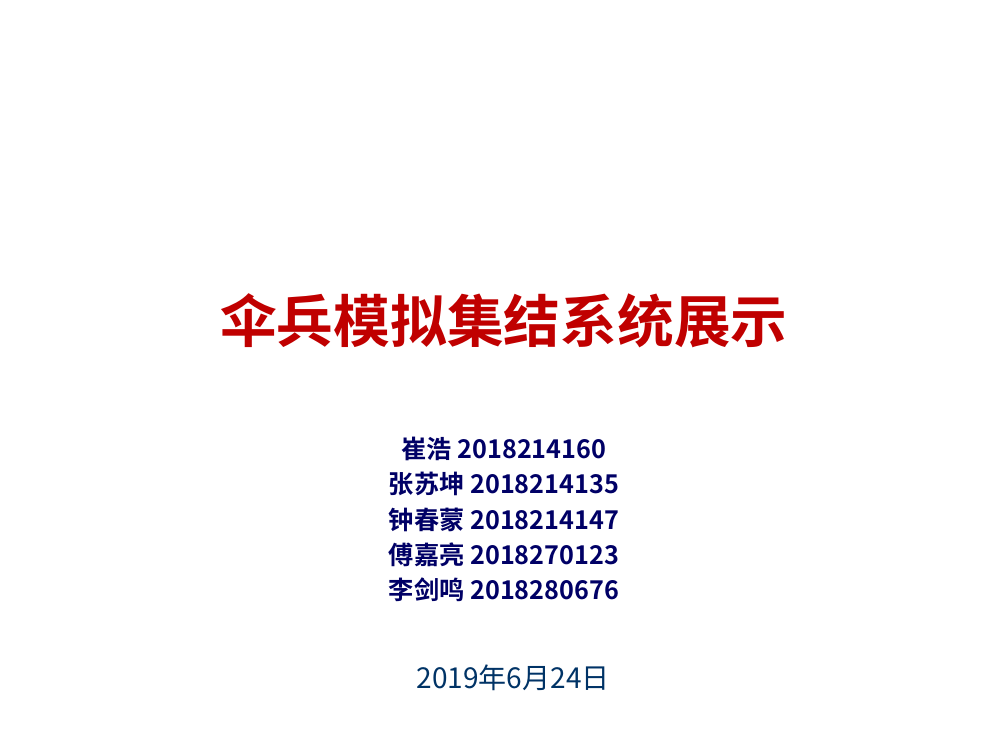
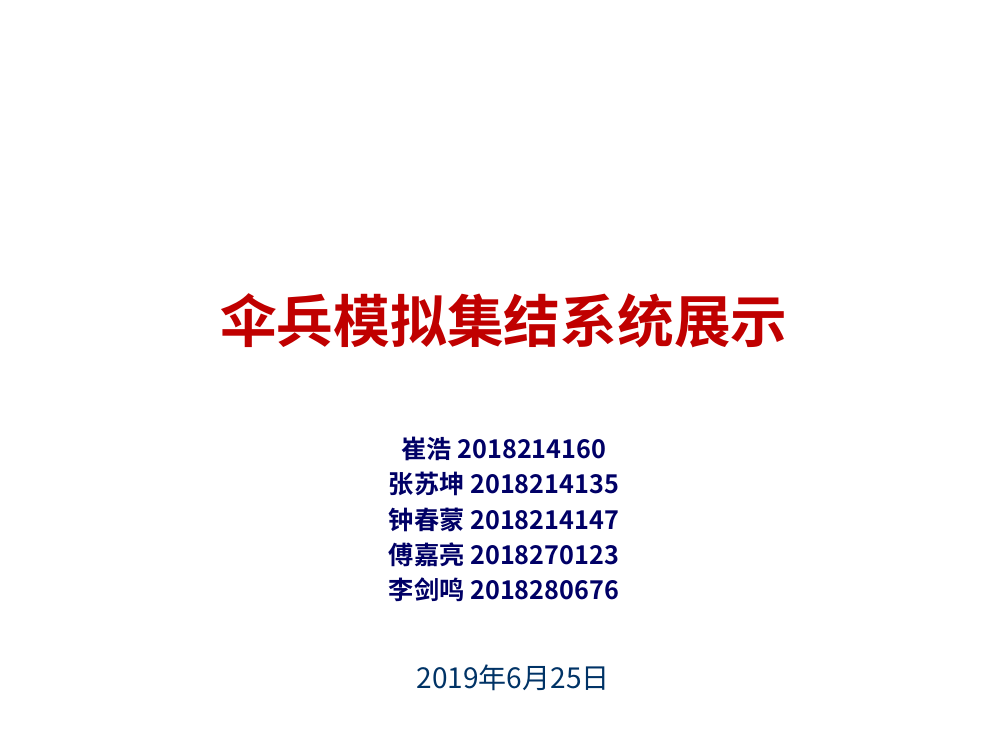
Before and after one commit to cuiods/Paratrooper, a slide deck: slide 1 of doc/项目展示.pptx. Drawn at 1008x756 pixels with LibreOffice and Linux fonts; fonts in the diff are those of the drawing; background and template pictures are left out. Boxes give left, top, right and bottom in pixels: in the first picture for what was removed or moved away, otherwise in the second. Text is boxed around its words. In the diff, an @@ line names an element or a change of style, - is before the commit and + after.

```diff
--- a/doc/项目展示.pptx
+++ b/doc/项目展示.pptx
@@ text at [417,664,610,691]: text changed @@
-2019年6月24日
+2019年6月25日
```
Also in this commit, not shown: 2 other slides changed, 7 slides added, 2 other files.
